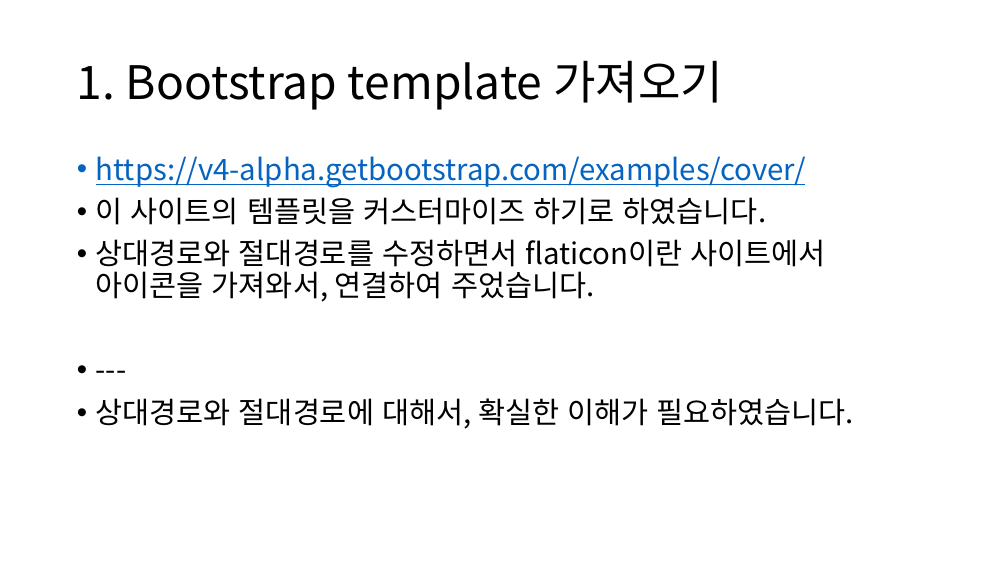
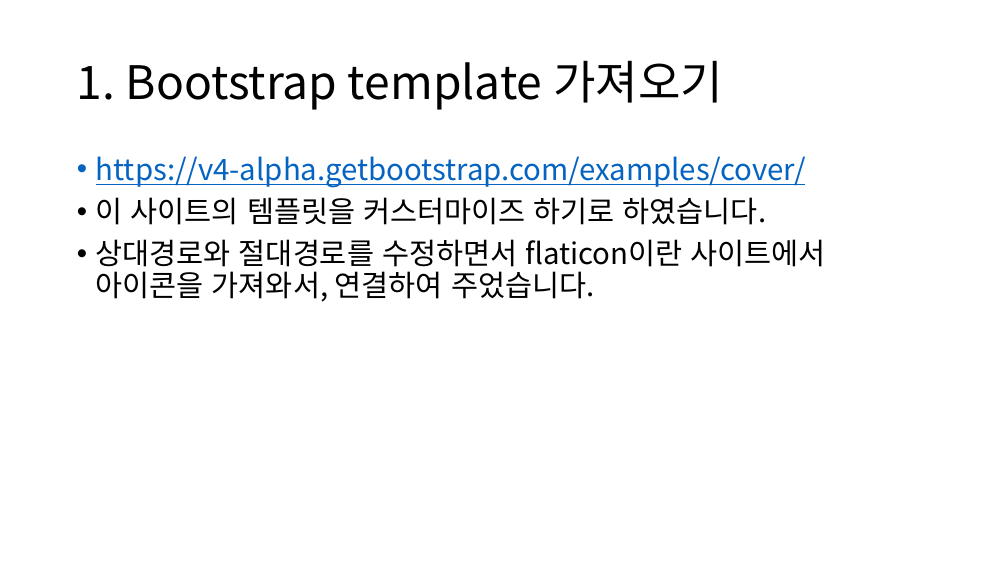
Before and after one commit to scarletbreeze/17-1_semester_webprogramming, a slide deck: slide 3 of webdiary만들기/웹프로그래밍과제.pptx. Drawn at 1008x567 pixels with LibreOffice and Linux fonts; fonts in the diff are those of the drawing. Boxes give left, top, right and bottom in pixels: in the first picture for what was removed or moved away, otherwise in the second. Text is boxed around its words. In the diff, an @@ line names an element or a change of style, - is before the commit and + after.

```diff
--- a/webdiary만들기/웹프로그래밍과제.pptx
+++ b/webdiary만들기/웹프로그래밍과제.pptx
@@ text at (96,398,853,429): paragraphs removed @@
-• ---
-• 상대경로와 절대경로에 대해서, 확실한 이해가 필요하였습니다.
```
Also in this commit, not shown: 2 other slides changed, 1 slide added, 24 other files.
